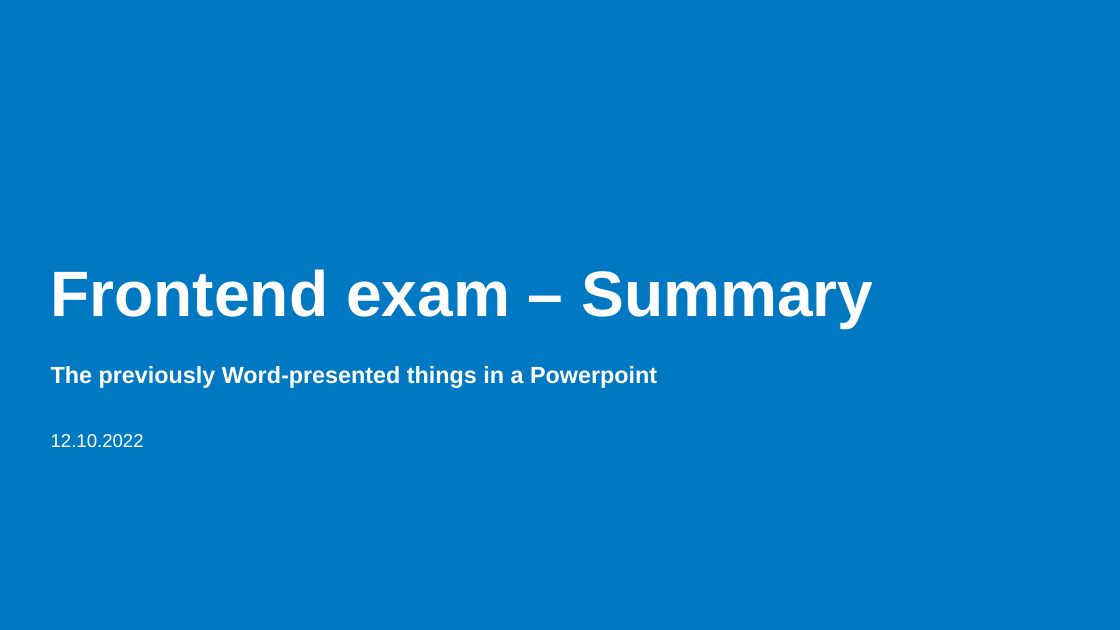
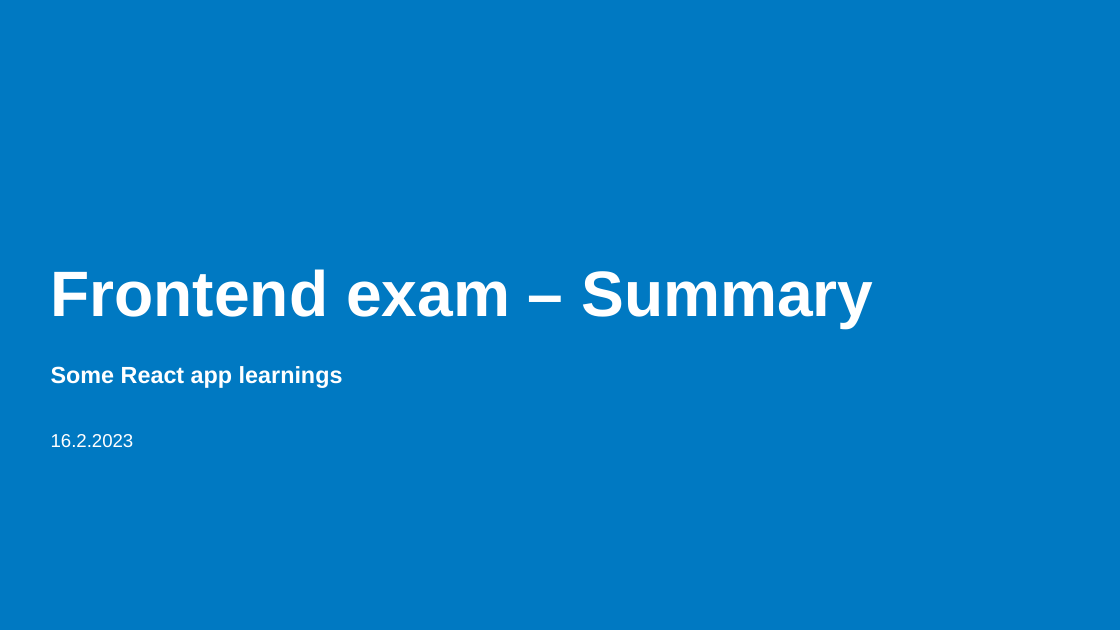
Before and after one commit to valju/docs_frontend_design, a slide deck: slide 1 of FrontendStuff_ForExam.pptx. Drawn at 1120x630 pixels with LibreOffice and Linux fonts; fonts in the diff are those of the drawing; background and template pictures are left out. Boxes give left, top, right and bottom in pixels: in the first picture for what was removed or moved away, otherwise in the second. Text is boxed around its words. In the diff, an @@ line names an element or a change of style, - is before the commit and + after.

Commit message:
Updates to Frontend ppt

```diff
--- a/FrontendStuff_ForExam.pptx
+++ b/FrontendStuff_ForExam.pptx
@@ text at [51,366,343,388]: text changed @@
-The previously Word-presented things in a Powerpoint
+Some React app learnings
@@ text at [51,434,134,448]: text changed @@
-12.10.2022
+16.2.2023
```
Also in this commit, not shown: 19 other slides changed, 1 other file.
